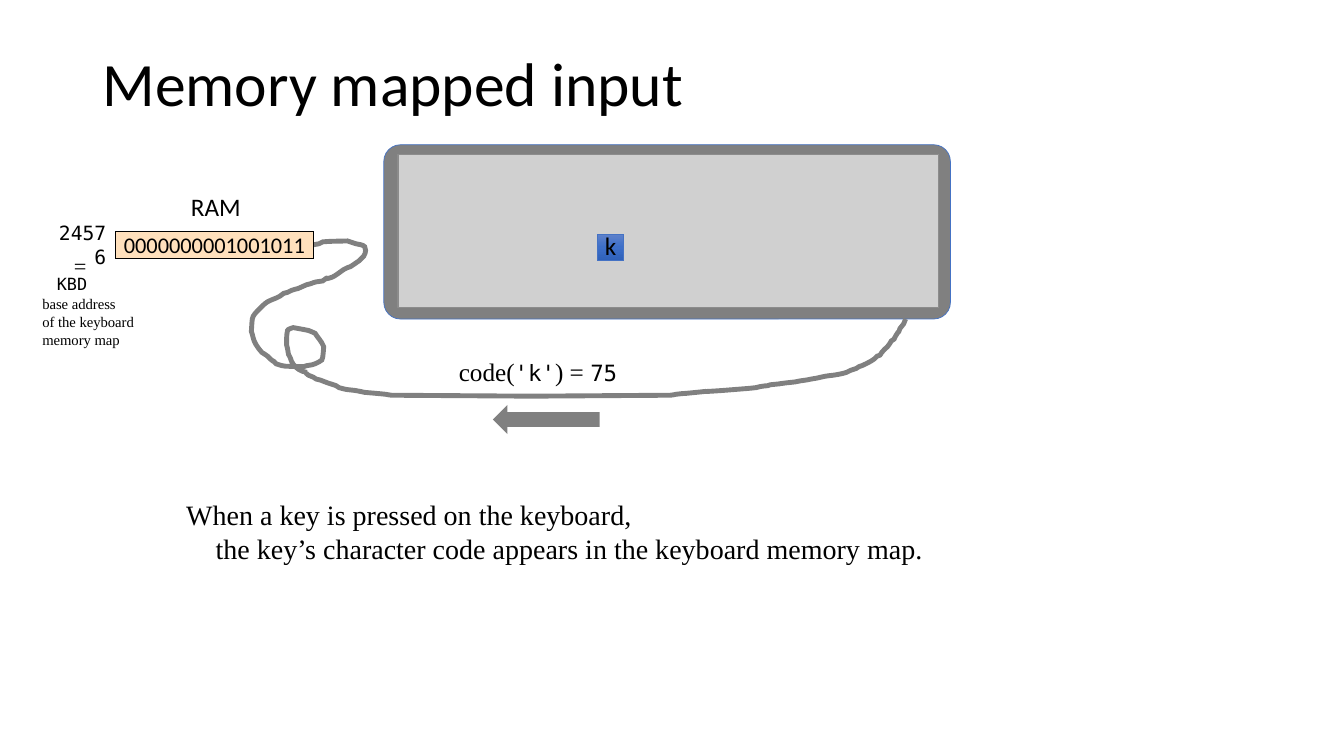
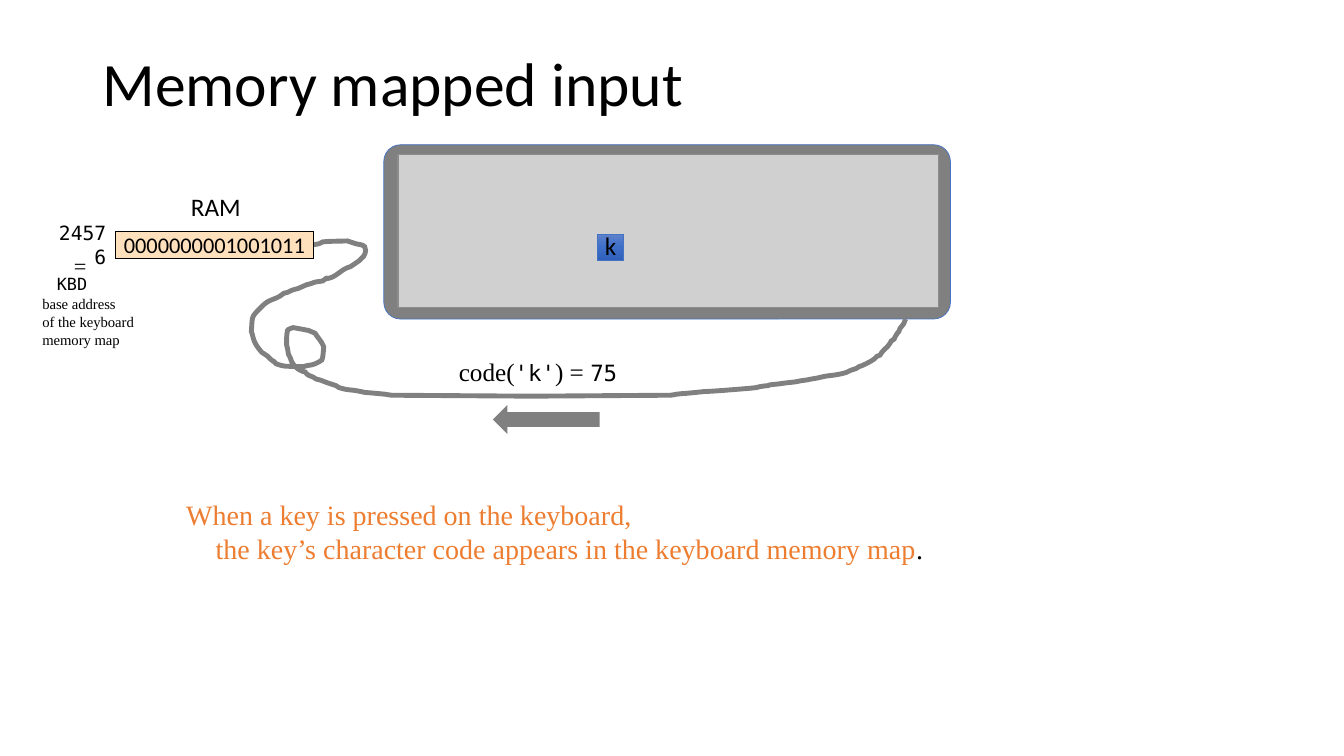
Before and after one commit to vcboy1/Leeds, a slide deck: slide 27 of 26fall/1860/Lecture/Week1.9/Lec 1.9.1 Memory II.pptx (slide 29 before the commit). Drawn at 1344x756 pixels with LibreOffice and Linux fonts; fonts in the diff are those of the drawing; grey boxes stand for pictures. Boxes give left, top, right and bottom in pixels: in the first picture for what was removed or moved away, otherwise in the second. Text is boxed around its words. In the diff, an @@ line names an element or a change of style, - is before the commit and + after.

```diff
--- a/26fall/1860/Lecture/Week1.9/Lec 1.9.1 Memory II.pptx
+++ b/26fall/1860/Lecture/Week1.9/Lec 1.9.1 Memory II.pptx
@@ text "When a key is pressed ..." at (186, 505, 923, 564): text colour #000000 to #ED7D31 @@
```
Also in this commit, not shown: 22 other slides changed, 2 slides removed, 3 other files.
